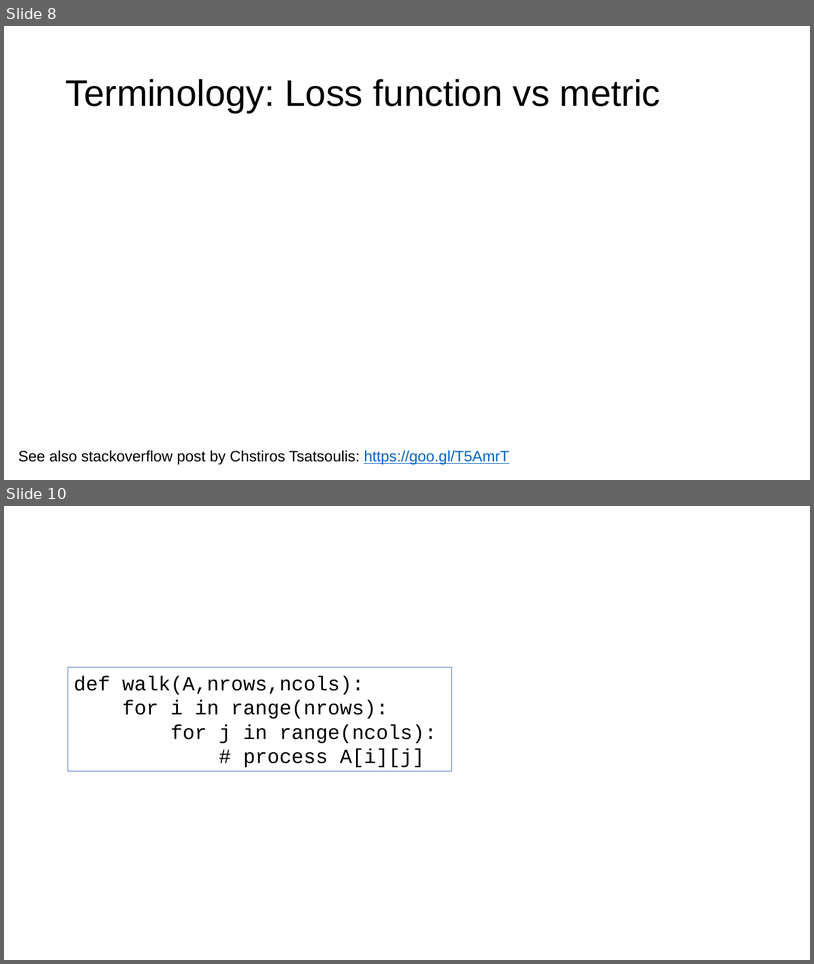
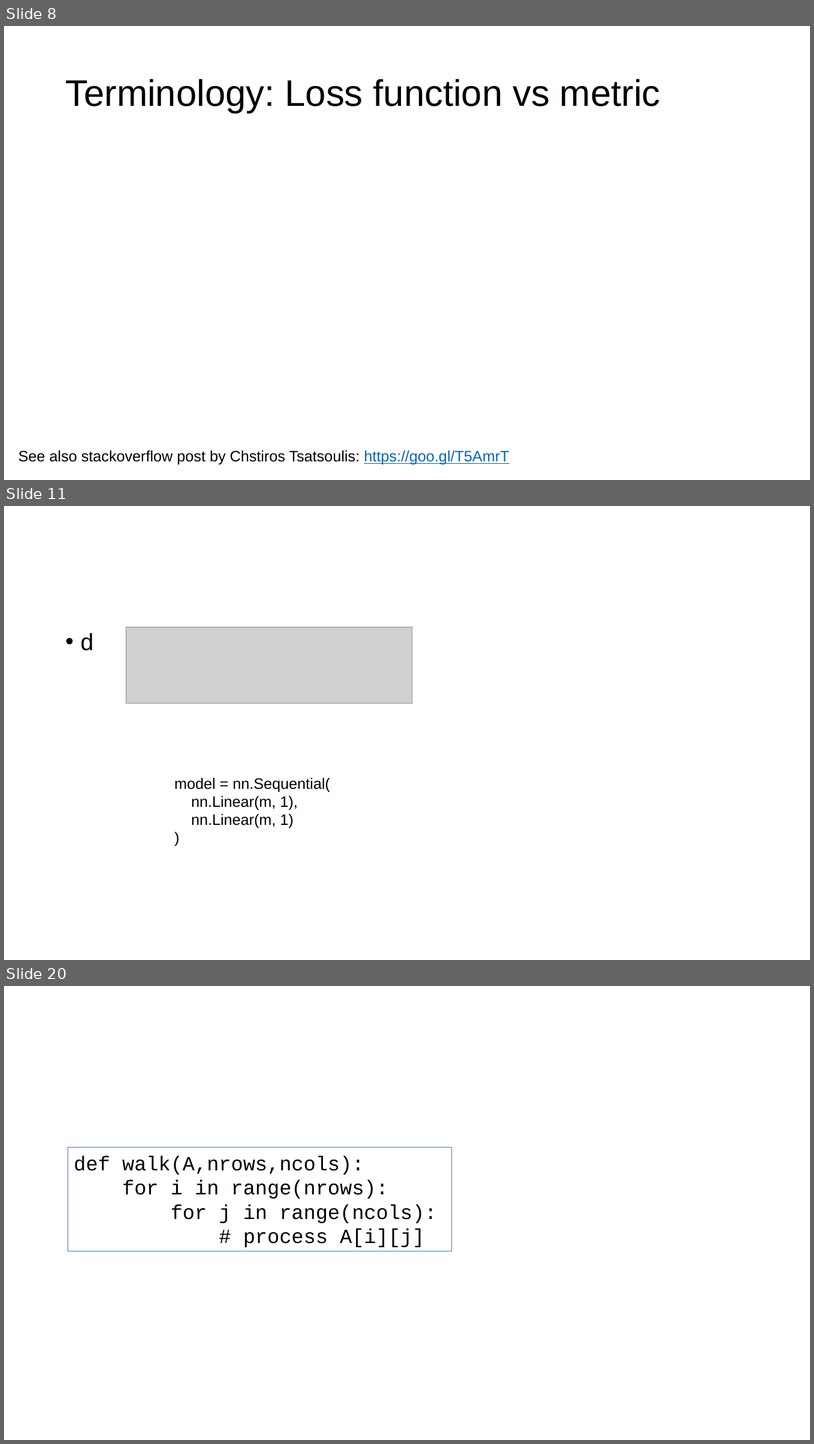
Before and after one commit to parrt/fundamentals-of-deep-learning, a slide deck: lectures/intro.pptx. Shown one above the other, each under a label of ours: slides 8 and 10 before the commit, slides 8, 11 and 20 after it; the slides between them are not shown. The pictures are 814x964 and 814x1444 pixels, drawn with LibreOffice and Linux fonts; fonts in the diff are those of the drawing; grey boxes stand for pictures; background and template pictures are left out. Boxes give left, top, right and bottom in pixels: in the first picture for what was removed or moved away, otherwise in the second. Text is boxed around its words. In the diff, an @@ line names an element or a change of style, - is before the commit and + after.

```diff
--- a/lectures/intro.pptx
+++ b/lectures/intro.pptx
@@ slide 11 added at (x1=4, y1=506, x2=810, y2=960), background #FFFFFF @@
@@ picture added at (x1=126, y1=627, x2=413, y2=703) @@
@@ text added at (x1=65, y1=633, x2=93, y2=651), 28 pt, text #000000 @@
+• d
@@ text added at (x1=174, y1=777, x2=330, y2=828), 18 pt, text #000000 @@
+model = nn.Sequential(
+nn.Linear(m, 1),
+nn.Linear(m, 1)
+)
@@ what was slide 10 is now slide 20 @@
```
Also in this commit, not shown: 3 slides changed, 9 other slides added, 5 other files.
